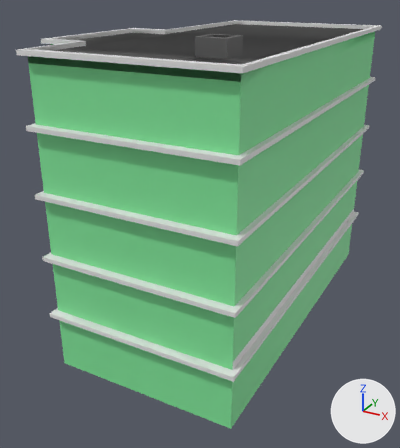
An edit to the FBX model Assets/Materials/City/condo.fbx, drawn before and after from the same camera.
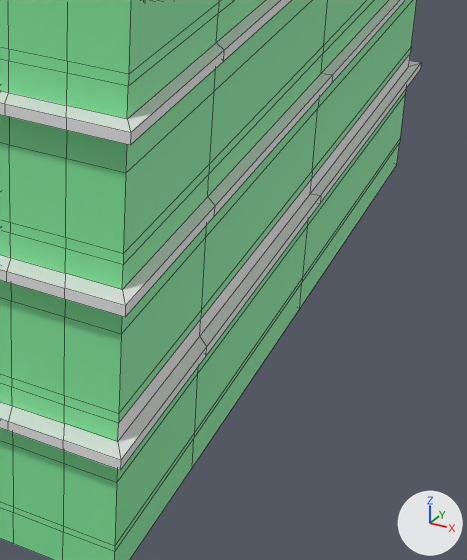
There are two pictures of each version: one whole from a 50 mm camera at (1.25, -2.76, 1.9) aimed at (-0.19, -0.15, 0.6), one close up on the part from 46% to 94% of the width and 42% to 94% of the height. The axes (+X, +Y, +Z) are drawn at lower right. The lights are the same throughout. The close-ups show mesh edges as thin lines.

Before the edit, the objects in view are built like this:
```python
me_cube_003 = bpy.data.meshes.new('Cube.003')
me_cube_003.from_pydata(...)  # 1120 vertices, 1129 faces; spans x -1.62..0.95, y -1.04..1.04, z -9.3..-0.21
# faces by material slot: [527, 566, 22, 14]
me_cube_003.materials.append(mat_material_032)  # white #e7e7e7
me_cube_003.materials.append(mat_material_033)  # green #83e79c
me_cube_003.materials.append(mat_material_034)  # dark grey #646464
me_cube_003.materials.append(mat_material_035)  # dark grey #646464
ob_condo = bpy.data.objects.new('condo', me_cube_003)
ob_condo.location = (0.0, 0.0, 0.0)
ob_condo.rotation_euler = (0.0, 0.0, -3.142)  # degrees (0, 0, -180)
ob_condo.scale = (-0.492, -1.0, -0.183)
```
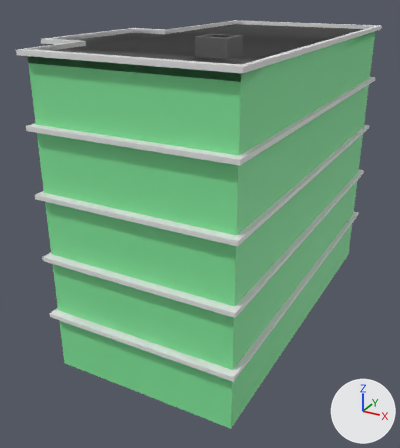
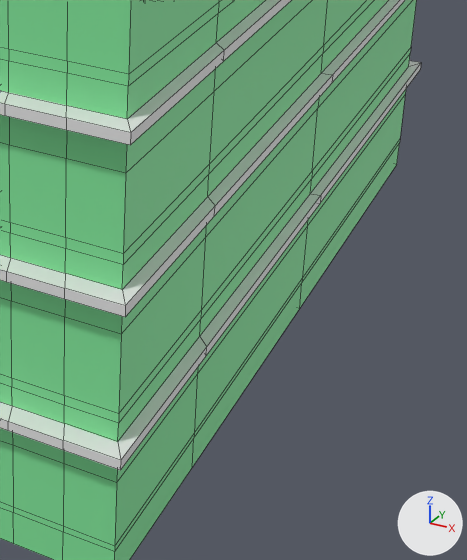
Location of each change, (x1, y1, x2, y2) in pixels of the close-ups (467 x 560 px):
part 1 of me_cube_003, recoloured (white to green): (118, 54, 410, 441) in both

Diff of the bpy script that builds the scene:
```diff
--- a/Assets/Materials/City/condo.fbx.py
+++ b/Assets/Materials/City/condo.fbx.py
@@ me_cube_003 @@
 me_cube_003.from_pydata(...)  # 1120 vertices, 1129 faces; spans x -1.62..0.95, y -1.04..1.04, z -9.3..-0.21
 # used by ob_condo; location = (0.0, 0.0, 0.0); rotation_euler = (0.0, 0.0, -3.142), in degrees (0, 0, -180); scale = (-0.492, -1.0, -0.183)
+# me_cube_003 part 1: all 3 faces centred in x 0.9, y -0.81..0.54, z -2.13 switch from mat_material_032 (white #e7e7e7) to mat_material_033 (green #83e79c)
 me_cube_003.materials.append(mat_material_034)
```
